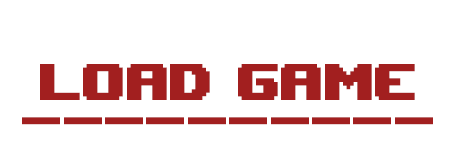
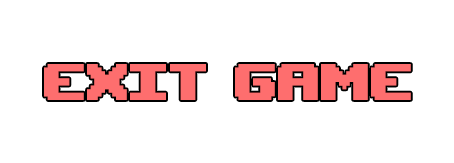
Revision of a layered 454×163 image; what changed, layer by layer:
hid "----------" over (x1=22, y1=117, x2=433, y2=125)
renamed "load GAME" to "EXIT GAME", painted on it over (x1=40, y1=64, x2=415, y2=100)
